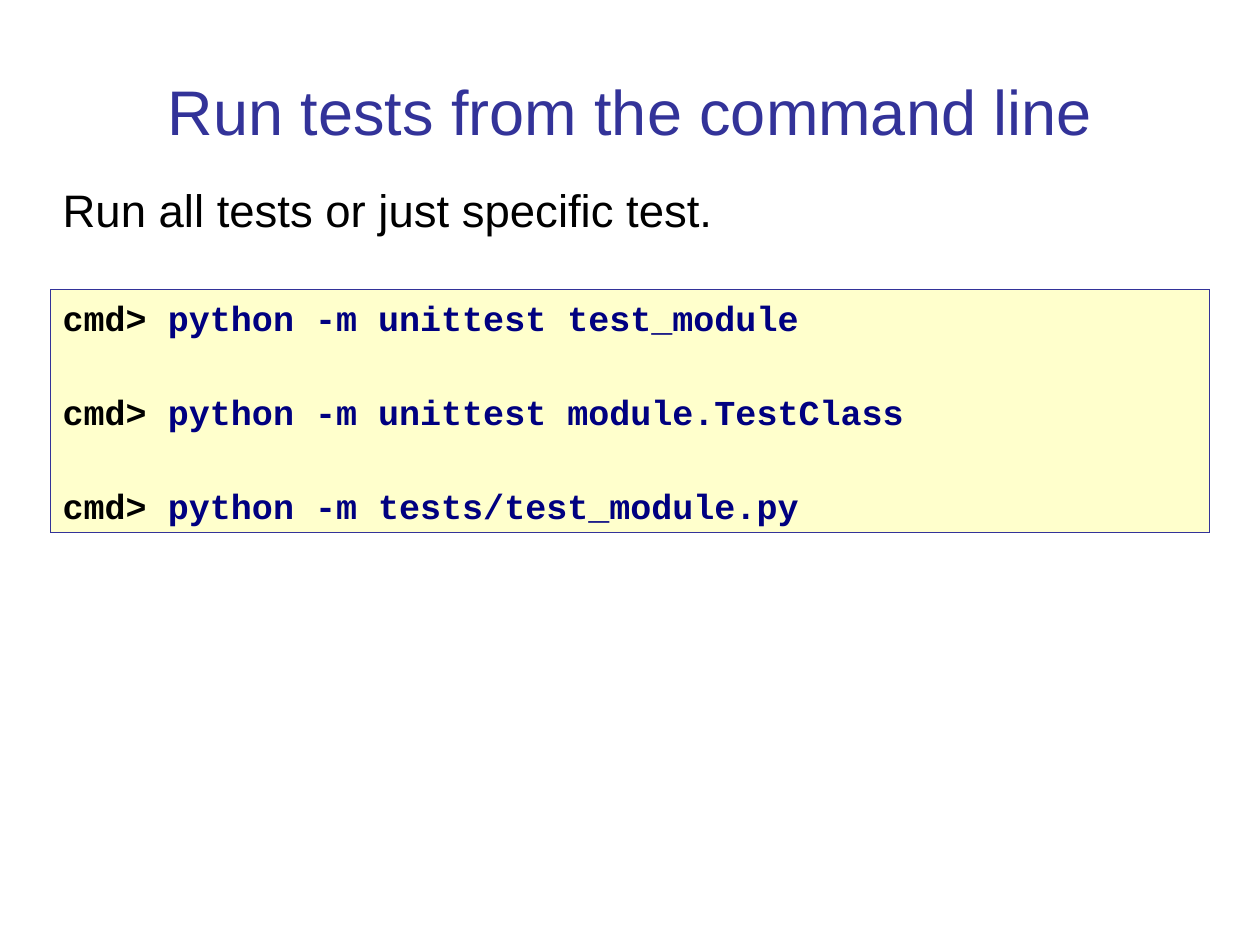
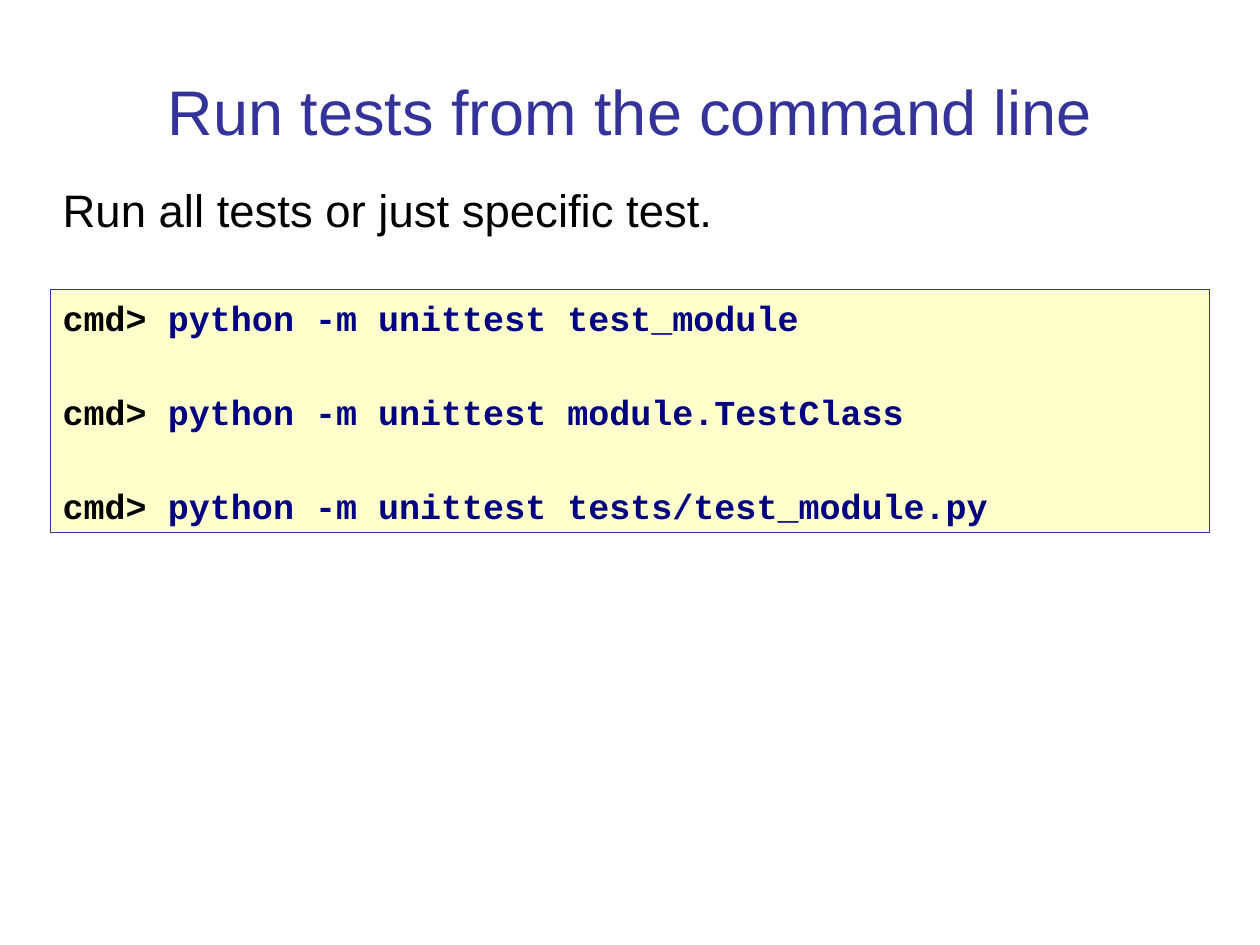
Before and after one commit to cpske/ISP, a slide deck: slide 4 of testing/PythonUnitTesting.ppt. Drawn at 1260x945 pixels with LibreOffice and Linux fonts; fonts in the diff are those of the drawing. Boxes give left, top, right and bottom in pixels: in the first picture for what was removed or moved away, otherwise in the second. Text is boxed around its words. In the diff, an @@ line names an element or a change of style, - is before the commit and + after.

```diff
--- a/testing/PythonUnitTesting.ppt
+++ b/testing/PythonUnitTesting.ppt
@@ text in rectangle at <box>63,494,987,527</box>: text changed @@
-cmd> python -m tests/test_module.py
+cmd> python -m unittest tests/test_module.py
```
Also in this commit, not shown: 2 other slides changed, 3 other files.
